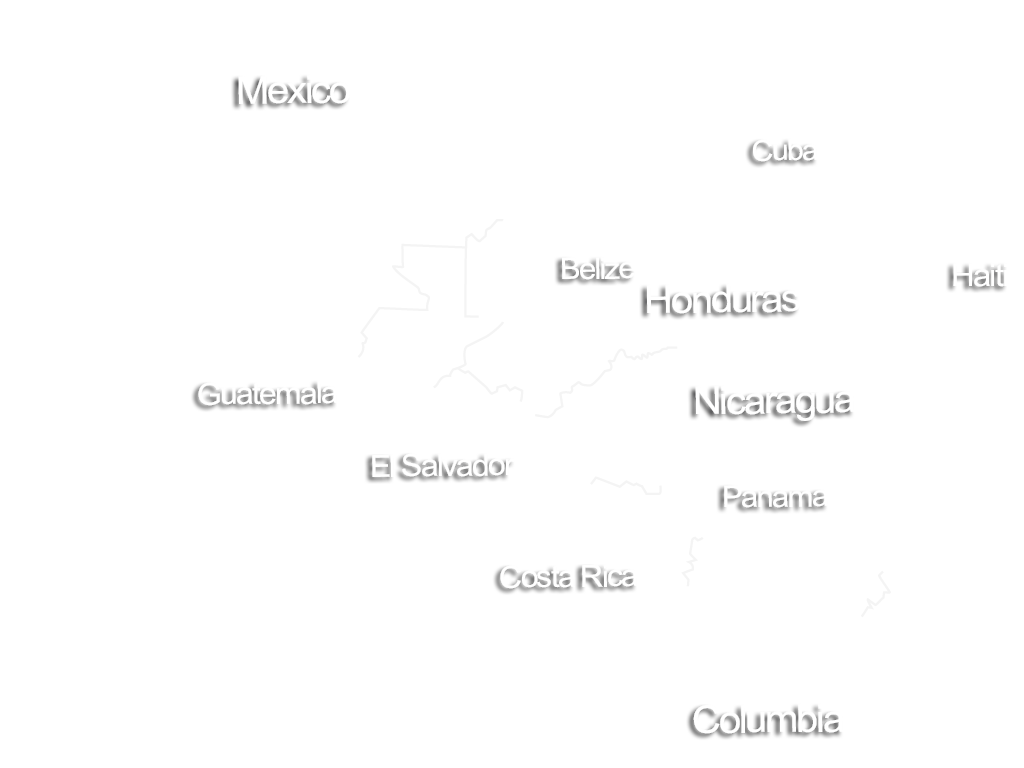
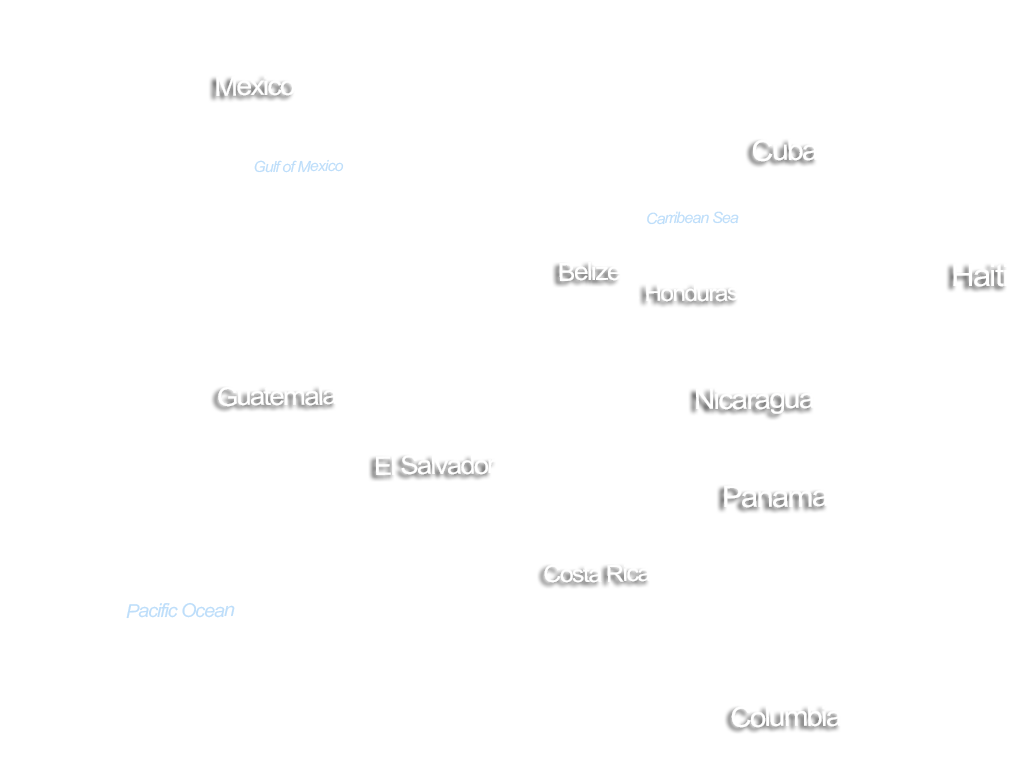
The second (1024, 768) image is a revision of the first. Changes to its layers:
painted on "Guatemala" over <box>198,381,337,407</box>
painted on "El Salvador" over <box>372,453,514,477</box>
painted on "Costa Rica" over <box>500,564,650,589</box>
painted on "Columbia" over <box>693,704,843,734</box>
added layer "Gulf of Mexico" above "Carribean Sea" over <box>254,159,344,173</box>
added layer "Carribean Sea" above "Pacific Ocean" over <box>647,211,739,225</box>
added layer "Pacific Ocean" above "Turks & Caicos Islands" over <box>126,602,235,619</box>
painted on "Mexico" over <box>216,75,350,104</box>
painted on "Belize" over <box>559,257,634,281</box>
painted on "Honduras" over <box>646,284,799,314</box>
painted on "Nicaragua" over <box>695,386,854,421</box>
hid "mesoamerica_lines" over <box>358,219,891,617</box>
